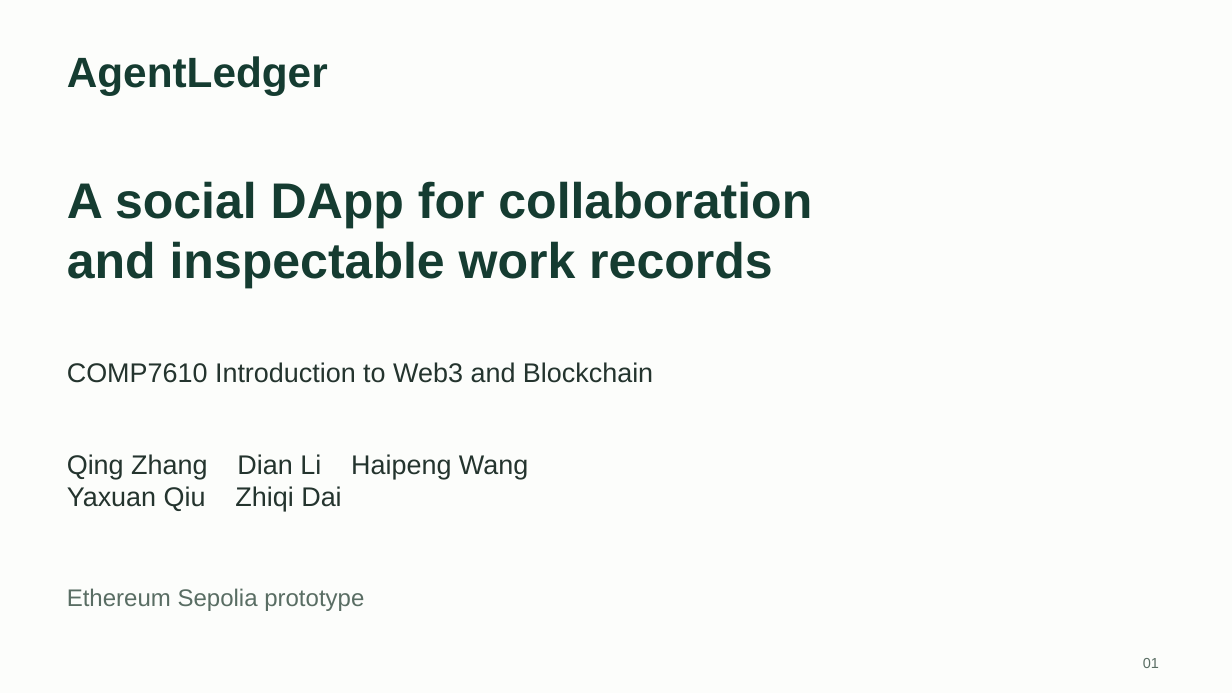
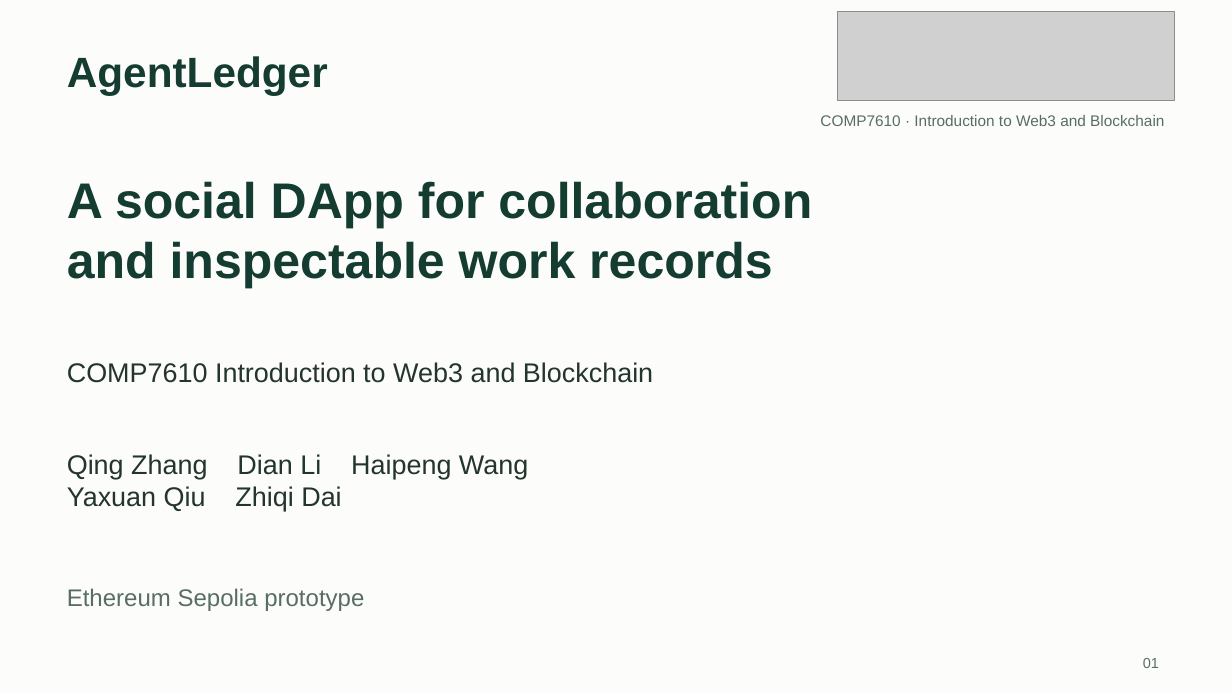
Before and after one commit to Zqqq-qq/comp7610-agentledger, a slide deck: slide 1 of docs/project/5-AgentLedger-Slides.pptx. Drawn at 1232x693 pixels with LibreOffice and Linux fonts; fonts in the diff are those of the drawing; grey boxes stand for pictures. Boxes give left, top, right and bottom in pixels: in the first picture for what was removed or moved away, otherwise in the second. Text is boxed around its words. In the diff, an @@ line names an element or a change of style, - is before the commit and + after.

```diff
--- a/docs/project/5-AgentLedger-Slides.pptx
+++ b/docs/project/5-AgentLedger-Slides.pptx
@@ picture added at box(837, 11, 1175, 100) @@
@@ text added at box(820, 115, 1164, 126), 12 pt, text #596D63 @@
+COMP7610 · Introduction to Web3 and Blockchain
```
Also in this commit, not shown: 1 other slide changed, 3 other files.
